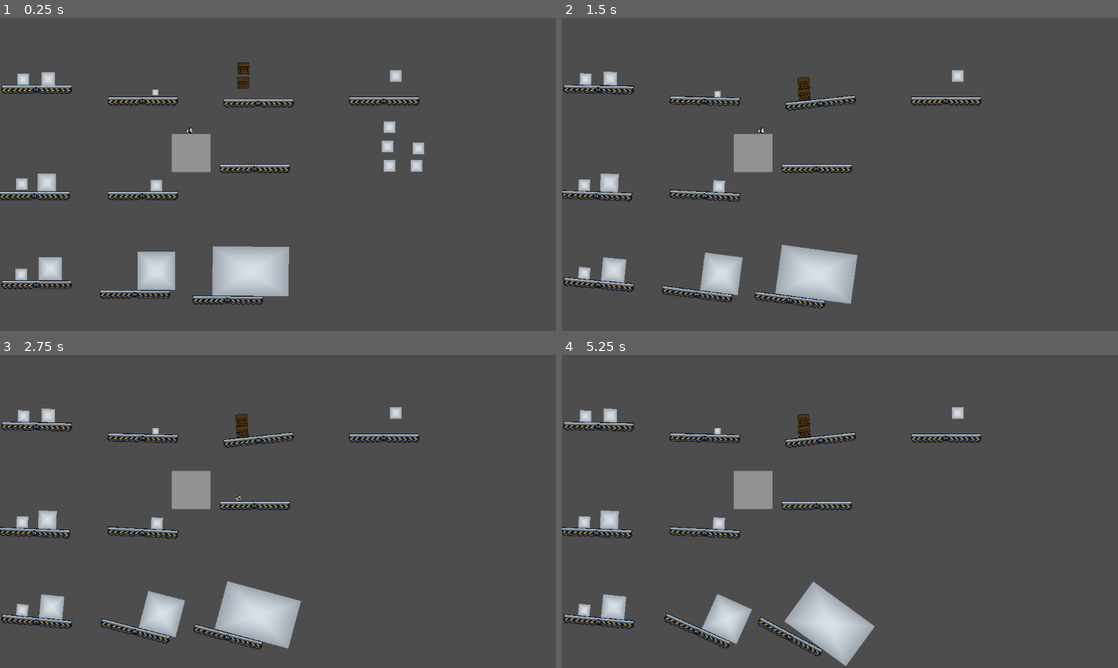
Above: before the commit, frames 1-4 (two rows, left to right).
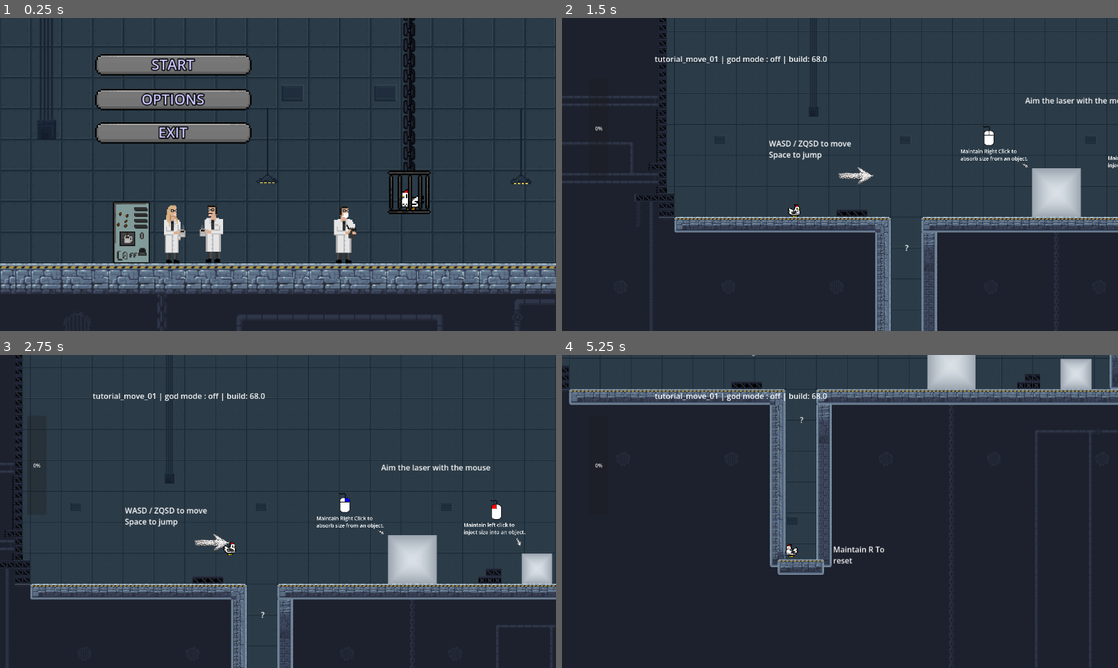
Above: after the commit, the same moments.

Repository: mgi-dev/size-them-up
Game: Godot game, scene res://scenes/levels/tutorial/intro_00.tscn
Two runs of this game, one before a commit and one after it. Both use one fixed random seed, a clock stepped at 60 frames per second and the inputs below. Before the commit the project starts from res://scenes/levels/test/test_crane.tscn. Sound files missing from this copy of the repository are replaced by a short silence.
Inputs (mouse positions are in pixels of both pictures, inside the frame that each line leads up to):
- Up to frame 1 (0.25 s): no input
- Up to frame 2 (1.5 s): click (734, 64) at 0.52 s; tap Enter at 1.25 s; move the mouse to (962, 158) at 1.27 s; hold D (player_move_right) from 1.28 s (still down); hold Tab (change_resize_mode) from 1.28 s (still down)
- Up to frame 3 (2.75 s): tap Space (player_jump) at 1.52, 2.27 s; tap Enter at 2 s; move the mouse to (166, 527) at 2.02 s; release D (player_move_right) at 2.03 s; release Tab (change_resize_mode) at 2.03 s; hold S (player_down) from 2.03 s (still down); click (166, 527) at 2.1 s
- Up to frame 4 (5.25 s): tap Enter every 0.75 s from 2.75 to 5 s; move the mouse to (895, 442) at 2.77 s; release S (player_down) at 2.78 s; hold E (interact) 2.78-3.53 s; hold D (player_move_right) 2.78-4.28 s; move the mouse to (812, 574) at 3.52 s; tap W (player_climb) at 3.6 s; tap Space (player_jump) at 3.77, 4.52 s; move the mouse to (1006, 558) at 4.27 s; hold Right mouse button (size_down) 4.28-5.03 s; hold A (player_move_left) from 4.28 s (still down); move the mouse to (673, 464) at 5.02 s; tap G (toggle_god_mode) at 5.1 s

The runs differ from the first frame. In frame 1, 97% of the frame differs, in the area x 0-100%, y 0-100%; in frame 2, 98%; in frame 3, 97%; in frame 4, 97%.

Commit message:
some lore

Diff:
--- a/project.godot
+++ b/project.godot
@@ -11,7 +11,7 @@
 [application]
 
 config/name="size-them-up"
-run/main_scene="uid://by3g64uwynajr"
+run/main_scene="uid://djxr7mvevjyl6"
 config/features=PackedStringArray("4.6", "Forward Plus")
 config/icon="res://icon.svg"
 
--- a/scenes/levels/tutorial/move_01.tscn
+++ b/scenes/levels/tutorial/move_01.tscn
@@ -1,7 +1,9 @@
 [gd_scene format=4 uid="uid://cvkdnibthft57"]
 
 [ext_resource type="PackedScene" uid="uid://dfqw1xr5wsq0q" path="res://scenes/levels/base_level.tscn" id="1_dt453"]
+[ext_resource type="PackedScene" uid="uid://brcppoqy7g8s5" path="res://scenes/landscape/computer/Email.tscn" id="2_202va"]
 [ext_resource type="PackedScene" uid="uid://cj1w1b0ghswrx" path="res://scenes/embelish/arrow.tscn" id="2_sprda"]
+[ext_resource type="PackedScene" uid="uid://cjsq31sficx8s" path="res://scenes/landscape/computer/EmailBody.tscn" id="3_2pdqf"]
 [ext_resource type="Texture2D" uid="uid://dbl1702baiqa8" path="res://assets/images/clker-free-vector-images-mouse-24187.svg" id="3_r31qt"]
 [ext_resource type="Script" uid="uid://cdek2ebnq31ik" path="res://scenes/levels/tutorial/mouse_right_light.gd" id="4_7nbbt"]
 [ext_resource type="PackedScene" uid="uid://c513vd3w5aj6j" path="res://scenes/resizable/rect_resizable.tscn" id="5_7nbbt"]
@@ -9,9 +11,29 @@
 [ext_resource type="PackedScene" uid="uid://dcob4prj3ngv" path="res://scenes/landscape/door.tscn" id="7_53ba7"]
 [ext_resource type="PackedScene" uid="uid://y2msguum3ox0" path="res://scenes/levels/tutorial/tuto_stair_02.tscn" id="8_bolu4"]
 [ext_resource type="PackedScene" uid="uid://b0sv7aiuhimj3" path="res://scenes/landscape/HalfLadder.tscn" id="9_bolu4"]
+[ext_resource type="PackedScene" uid="uid://cx21ak7djiktk" path="res://scenes/landscape/computer/Computer.tscn" id="12_6jml2"]
 
 [node name="tutorial_move_01" unique_id=1818539085 instance=ExtResource("1_dt453")]
 enable_plugin_1 = false
+
+[node name="Email" parent="Camera" parent_id_path=PackedInt32Array(1438112420) index="2" unique_id=1835343870 instance=ExtResource("2_202va")]
+visible = false
+display = false
+recipient = "Eric Eccert"
+sender = "Jeremy Beremy"
+subject = "[EMERGENCY][P1] Unplanned subject escape "
+
+[node name="RichTextLabel2" parent="Camera/Email" index="7" unique_id=24024372 instance=ExtResource("3_2pdqf")]
+text = "Hello Eric,
+
+We have some kind of a situation at Lab 5. We were performing some tests on last subject and ... to keep things short, the chicken escaped.
+
+This is already kinda problematic, but the real issue is the chicken stole the [i]Prototype[/i]. I don't know how it's possible but it managed to activate the [i]Prototype[/i] and use it to get into the facility.
+
+I don't know what to do, it's friday and there is almost no one on site. Should we call reinforcement or something ?
+
+Jeremy Beremy
+Research Field Lead Officer"
 
 [node name="Player" parent="." index="1" unique_id=217472232]
 position = Vector2(64.266235, 615.55396)
@@ -133,3 +155,6 @@
 
 [node name="Door" parent="." index="17" unique_id=8401334]
 visible = false
+
+[node name="Computer" parent="." index="18" unique_id=1859006309 instance=ExtResource("12_6jml2")]
+position = Vector2(1036, 483)
